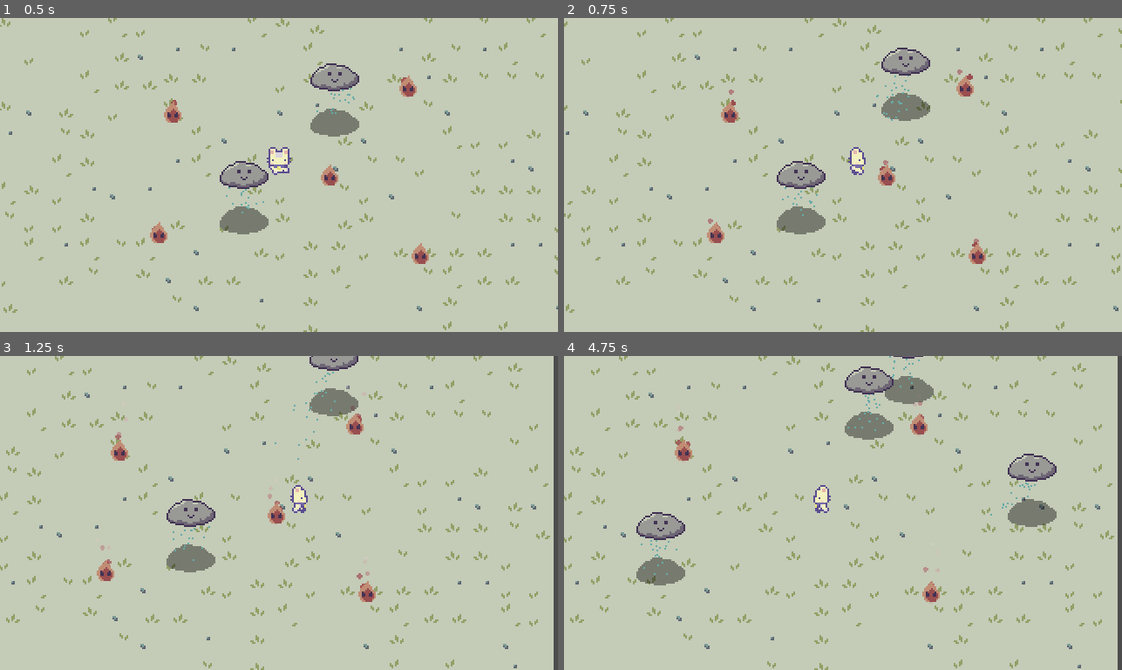
Above: before the commit, frames 1-4 (two rows, left to right).
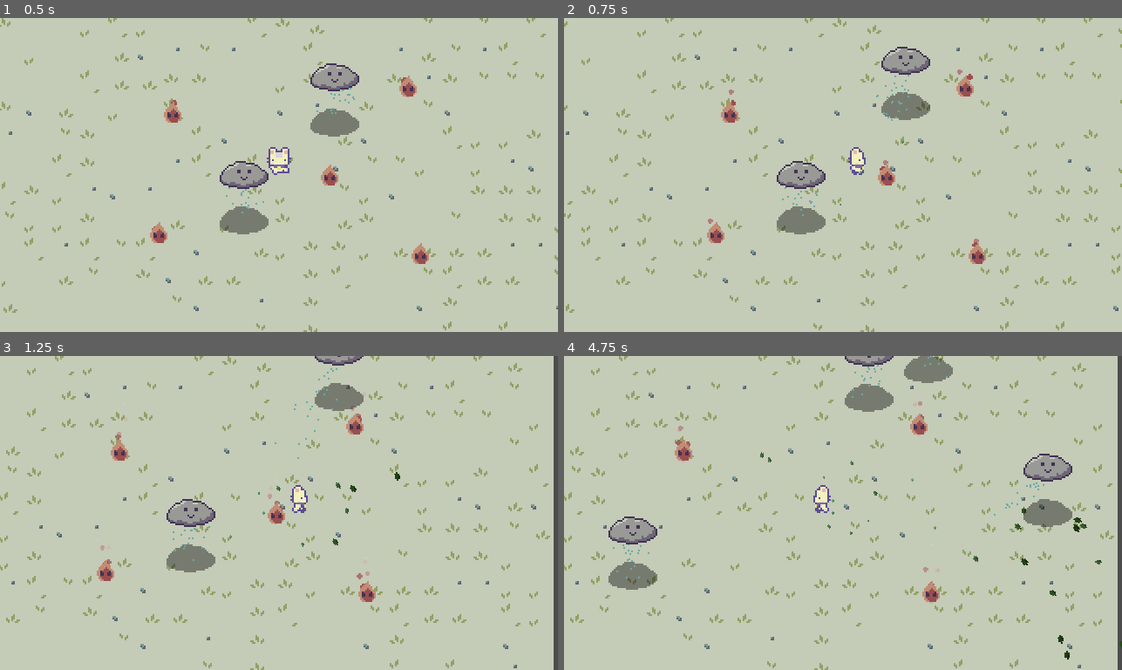
Above: after the commit, the same moments.

Repository: Boyquotes/cloud-keeper
Game: Godot game, scene res://Main.tscn
Same seed, same stepped clock (60 frames per second), same inputs: the game is played once before the commit and once after it.
Inputs (mouse positions are in pixels of both pictures, inside the frame that each line leads up to):
- Up to frame 1 (0.5 s): no input
- Up to frame 2 (0.75 s): move the mouse to (965, 159) at 0.52 s; hold D (move_right) from 0.53 s (still down); click (965, 159) at 0.6 s
- Up to frame 3 (1.25 s): keep holding D (move_right)
- Up to frame 4 (4.75 s): move the mouse to (731, 528) at 1.27 s; release D (move_right) at 1.28 s; hold S (move_down) 1.28-2.03 s; tap Space (spawn_cloud) at 1.35, 3.6 s; click (731, 528) at 1.55 s; move the mouse to (898, 443) at 2.02 s; hold D (move_right) 2.03-2.78 s; click (898, 443) at 2.1 s; move the mouse to (815, 575) at 2.77 s; hold W (move_up) 2.78-3.53 s; click (815, 575) at 2.85 s; move the mouse to (1010, 560) at 3.52 s; hold A (move_left) from 3.53 s (still down); click (1010, 560) at 3.8 s; move the mouse to (675, 465) at 4.27 s; click (675, 465) at 4.35 s

Frame 1 is identical in both runs. In frame 2, 0.2% of the frame differs, in the area x 49-66%, y 9-60%; in frame 3, 0.7%; in frame 4, 6.0%, in the area x 7-100%, y 0-97%.

Commit message:
Decoupled leaf particles from player

Diff:
--- a/src/global/EventBus.gd
+++ b/src/global/EventBus.gd
@@ -7,3 +7,4 @@
 signal sfx_muted(muted)
 
 signal cloud_spawned(cloud)
+signal wind_summoned(position, direction)
--- a/src/scenes/cloud/Cloud.gd
+++ b/src/scenes/cloud/Cloud.gd
@@ -1,7 +1,7 @@
 extends Area2D
 
 var velocity: Vector2
-var friction = 90
+var friction = 70
 
 # Called when the node enters the scene tree for the first time.
 func _ready() -> void:
--- a/src/scenes/player/Player.gd
+++ b/src/scenes/player/Player.gd
@@ -23,6 +23,7 @@
 		CloudManager.spawn_cloud(global_position)
 	if Input.is_action_just_pressed("wind"):
 		wind_area.summon_wind(global_position)
+		EventBus.emit_signal("wind_summoned", global_position, aim_direction)
 
 func update_aim_direction():
 	aim_direction = global_position.direction_to(get_global_mouse_position())
--- /dev/null
+++ b/src/scenes/world/LeafParticles.gd
@@ -0,0 +1,9 @@
+extends Particles2D
+
+func init(new_position: Vector2, wind_direction: Vector2):
+	global_position = new_position
+	process_material.direction = Vector3(wind_direction.x, wind_direction.y, 0)
+	emitting = true
+
+func _on_Timer_timeout() -> void:
+	queue_free()
--- /dev/null
+++ b/src/scenes/world/LeafParticles.tscn
@@ -0,0 +1,48 @@
+[gd_scene load_steps=8 format=2]
+
+[ext_resource path="res://scenes/world/leaf_particle.png" type="Texture" id=1]
+[ext_resource path="res://scenes/world/LeafParticles.gd" type="Script" id=2]
+
+[sub_resource type="Gradient" id=10]
+offsets = PoolRealArray( 0, 0.509677, 1 )
+colors = PoolColorArray( 1, 1, 1, 1, 0.224714, 0.338867, 0.0767746, 1, 1, 1, 1, 1 )
+
+[sub_resource type="GradientTexture" id=11]
+gradient = SubResource( 10 )
+
+[sub_resource type="Curve" id=8]
+_data = [ Vector2( 0.0449438, 0.353409 ), 0.0, 0.0, 0, 0, Vector2( 0.5, 1 ), 0.0, 0.0, 0, 0, Vector2( 1, 0.353409 ), 0.0, 0.0, 0, 0 ]
+
+[sub_resource type="CurveTexture" id=9]
+curve = SubResource( 8 )
+
+[sub_resource type="ParticlesMaterial" id=7]
+emission_shape = 2
+emission_box_extents = Vector3( 20, 20, 1 )
+flag_disable_z = true
+direction = Vector3( 0, 1, 0 )
+spread = 8.0
+gravity = Vector3( 0, 0, 0 )
+initial_velocity = 120.0
+angular_velocity = 120.0
+angular_velocity_random = 0.5
+orbit_velocity = 0.0
+orbit_velocity_random = 0.0
+scale_curve = SubResource( 9 )
+color_ramp = SubResource( 11 )
+
+[node name="LeafParticles" type="Particles2D"]
+emitting = false
+amount = 20
+lifetime = 1.3
+one_shot = true
+local_coords = false
+process_material = SubResource( 7 )
+texture = ExtResource( 1 )
+script = ExtResource( 2 )
+
+[node name="Timer" type="Timer" parent="."]
+wait_time = 1.4
+one_shot = true
+
+[connection signal="timeout" from="Timer" to="." method="_on_Timer_timeout"]
--- /dev/null
+++ b/src/scenes/world/Particles.gd
@@ -0,0 +1,12 @@
+extends YSort
+
+var leaf_particles = preload("res://scenes/world/LeafParticles.tscn")
+
+# Called when the node enters the scene tree for the first time.
+func _ready() -> void:
+	EventBus.connect("wind_summoned", self, "_on_wind_summoned")
+
+func _on_wind_summoned(wind_position, wind_direction):
+	var new_leaf_particles = leaf_particles.instance()
+	add_child(new_leaf_particles)
+	new_leaf_particles.init(wind_position, wind_direction)
--- a/src/scenes/world/World.tscn
+++ b/src/scenes/world/World.tscn
@@ -1,10 +1,11 @@
-[gd_scene load_steps=7 format=2]
+[gd_scene load_steps=8 format=2]
 
 [ext_resource path="res://scenes/player/Player.tscn" type="PackedScene" id=1]
 [ext_resource path="res://scenes/cloud/Cloud.tscn" type="PackedScene" id=2]
 [ext_resource path="res://scenes/world/Sky.gd" type="Script" id=3]
 [ext_resource path="res://scenes/world/tileset.png" type="Texture" id=4]
 [ext_resource path="res://scenes/enemies/Fire.tscn" type="PackedScene" id=5]
+[ext_resource path="res://scenes/world/Particles.gd" type="Script" id=6]
 
 [sub_resource type="TileSet" id=1]
 0/name = "grass"
@@ -66,3 +67,6 @@
 
 [node name="Cloud2" parent="Sky" instance=ExtResource( 2 )]
 position = Vector2( 180, 64 )
+
+[node name="Particles" type="YSort" parent="."]
+script = ExtResource( 6 )
Binary file added: src/scenes/world/leaf_particle.png
Not shown, added: src/scenes/world/leaf_particle.png.import
